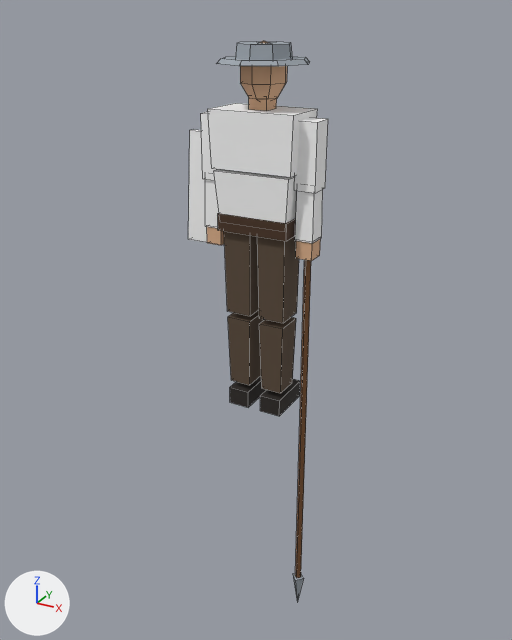
Renders of the Blender file blend/soldier_med_spear.blend from each side of a commit.
Before and after are seen from a camera (50 mm lens) standing at (1.54, -2.85, 1.89) and looking at (-0.08, 0.09, 0.42). Arrows for +X, +Y and +Z are at lower left; the lights stay in place. The older version comes first. Mesh edges are drawn as thin lines.

Names of what the first picture shows: 'med_spear_lod0'.
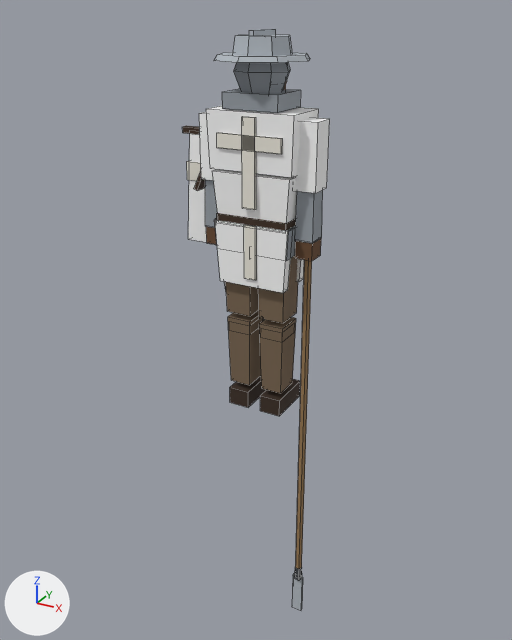
What changed in the scene script:
```text
Change me_med_spear_lod0:
    used by ob_med_spear_lod0; location = (0.0, 0.0, 0.0)
    remove me_med_spear_lod0.from_pydata(...)  # 223 vertices, 179 faces; spans x -0.47..0.29, y -0.2..0.22, z -1.26..1.77
    add me_med_spear_lod0.from_pydata(...)  # 440 vertices, 352 faces; spans x -0.48..0.29, y -0.22..0.22, z -1.3..1.81
    me_med_spear_lod0 part 1: the loose piece of 8 vertices spanning x -0.18..0.18, y -0.1..0.1, z 0.94..1.02 is scaled about its middle by (1.05, 1.05, 1.75), then moved by (0.0, 0.0, -0.06)
    me_med_spear_lod0 part 2: the loose piece of 8 vertices spanning x 0.19..0.29, y -0.05..0.05, z 1.16..1.46 is scaled about its middle by (3.6, 0.482, 1), then moved by (-0.24, 0.09, -0.47)
    me_med_spear_lod0 part 3: the loose piece of 8 vertices spanning x -0.29..-0.19, y -0.05..0.05, z 1.16..1.46 is scaled about its middle by (3.6, 0.482, 1), then moved by (0.24, -0.09, -0.47)
    me_med_spear_lod0 part 4: a new loose piece, a box spanning x -0.032..0.032, y -0.13..-0.118, z 1.07..1.47, in mat_vertexcolour
    me_med_spear_lod0 part 5: a new loose piece, a box spanning x -0.16..0.16, y -0.13..-0.118, z 1.327..1.393, in mat_vertexcolour
    me_med_spear_lod0 part 6: a new loose piece, a box spanning x -0.03..0.03, y -0.12..-0.108, z 0.73..0.99, in mat_vertexcolour
    me_med_spear_lod0 part 7: a new loose piece, a box spanning x -0.18..0.18, y -0.112..0.112, z 0.978..1.023, in mat_vertexcolour
    me_med_spear_lod0 part 8: a new loose piece, a box spanning x 0.19..0.29, y -0.06..0.06, z 1.16..1.46, in mat_vertexcolour
    me_med_spear_lod0 part 9: a new loose piece, a box spanning x -0.29..-0.19, y -0.06..0.06, z 1.16..1.46, in mat_vertexcolour
    me_med_spear_lod0 part 10: the loose piece of 16 vertices spanning x -0.13..0.13, y -0.12..0.14, z 1.68..1.76 is moved by (0.0, -0.01, 0.02)
    me_med_spear_lod0 part 11: a new loose piece, a UV sphere (8 segments, 4 rings, poles along z) spanning x -0.13..0.13, y -0.13..0.12, z 1.51..1.79, in mat_vertexcolour
    me_med_spear_lod0 part 12: a new loose piece, a box spanning x -0.01..0.01, y -0.1..0.1, z 1.777..1.812, in mat_vertexcolour
    me_med_spear_lod0 part 13: a new loose piece, a box spanning x -0.135..0.135, y -0.12..0.1, z 1.495..1.565, in mat_vertexcolour
    me_med_spear_lod0 part 14: the loose piece of 16 vertices spanning x -0.21..0.21, y -0.2..0.22, z 1.68..1.7 is moved by (0.0, -0.01, 0.01)
    me_med_spear_lod0 part 15: a new loose piece, a box spanning x 0.21..0.27, y -0.007..0.007, z -1.305..-1.065, in mat_vertexcolour
    me_med_spear_lod0 part 16: a new loose piece, a 5-sided cut cone along z (radius 0.024 at the low end, 0.02 at the high end) spanning x 0.217..0.263, y -0.019..0.024, z -1.075..-0.995, in mat_vertexcolour
    me_med_spear_lod0 part 17: a new loose piece, a box spanning x -0.46..-0.06, y 0.067..0.113, z 1.115..1.205, in mat_vertexcolour
    me_med_spear_lod0 part 18: a new loose piece, a box spanning x -0.48..-0.04, y 0.072..0.108, z 1.34..1.37, in mat_vertexcolour
    me_med_spear_lod0 part 19: 11 vertices removed from x 0.2..0.28, y -0.04..0.03, z -1.26..1.24; 24 vertices added at x -0.35..0.26, y -0.07..0.07, z -1.06..1.47
    me_med_spear_lod0 part 20: 112 kept faces spanning x -0.3..0.28, y -0.1..0.16, z 0.0..1.77 get new vertex colours
    other edits to the shape of me_med_spear_lod0 do not show in these pictures
```

Location of each change, (x1, y1, x2, y2) in pixels of the pictures (512 x 640 px; the box of a moved part takes in the faces that stretch with it):
'med_spear_lod0', reshaped
    before: (188, 41, 328, 602)
    after: (182, 29, 330, 610)
part 1 of me_med_spear_lod0, moved or reshaped
    before: (218, 213, 296, 241)
    after: (214, 219, 295, 260)
part 2 of me_med_spear_lod0, moved or reshaped (mostly hidden afterwards)
    before: (294, 118, 328, 193)
    after: (297, 259, 304, 282)
part 3 of me_med_spear_lod0, moved or reshaped
    before: (201, 112, 217, 180)
    after: (215, 219, 293, 293)
part 4 of me_med_spear_lod0, added
    after: (242, 116, 256, 210)
part 5 of me_med_spear_lod0, added
    after: (217, 133, 282, 154)
part 6 of me_med_spear_lod0, added
    after: (244, 225, 256, 280)
part 7 of me_med_spear_lod0, added (brown)
    after: (217, 213, 296, 231)
part 8 of me_med_spear_lod0, added
    after: (294, 117, 330, 193)
part 9 of me_med_spear_lod0, added
    after: (199, 112, 215, 180)
part 10 of me_med_spear_lod0, moved or reshaped
    before: (235, 42, 292, 60)
    after: (233, 35, 292, 56)
part 11 of me_med_spear_lod0, added
    after: (234, 62, 290, 93)
part 12 of me_med_spear_lod0, added
    after: (249, 29, 276, 36)
part 13 of me_med_spear_lod0, added
    after: (222, 89, 301, 113)
part 14 of me_med_spear_lod0, moved or reshaped
    before: (217, 56, 309, 66)
    after: (214, 52, 310, 63)
part 15 of me_med_spear_lod0, added
    after: (292, 574, 303, 610)
part 16 of me_med_spear_lod0, added
    after: (294, 567, 302, 580)
part 17 of me_med_spear_lod0, added
    after: (187, 161, 201, 181)
part 18 of me_med_spear_lod0, added
    after: (182, 126, 200, 135)
part 19 of me_med_spear_lod0, built on
    before: (293, 260, 311, 602)
    after: (194, 171, 312, 569)
part 20 of me_med_spear_lod0, recoloured
    before: (205, 41, 323, 397)
    after: (205, 81, 323, 397)
